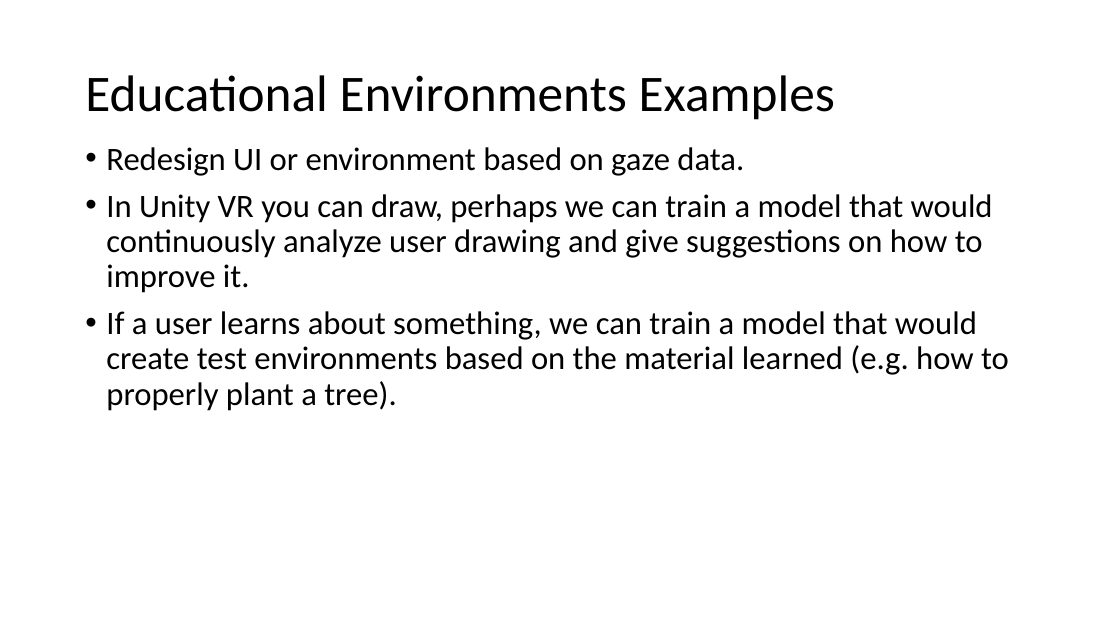
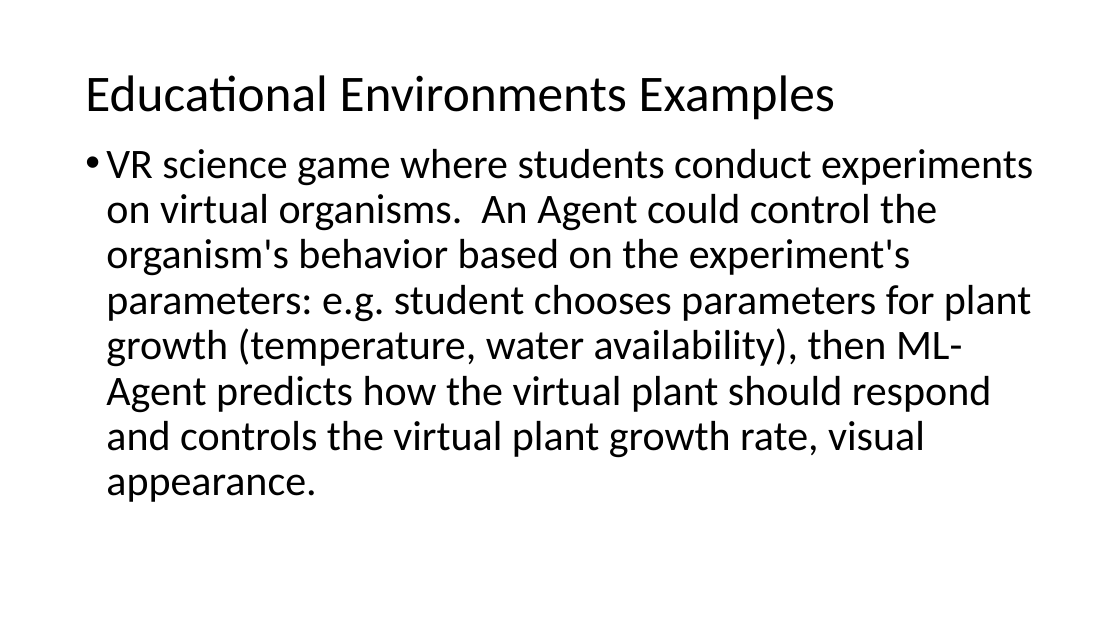
Before and after one commit to ztsv-av/xr_ml, a slide deck: slide 11 of unity-vs-unreal.pptx. Drawn at 1120x630 pixels with LibreOffice and Linux fonts; fonts in the diff are those of the drawing. Boxes give left, top, right and bottom in pixels: in the first picture for what was removed or moved away, otherwise in the second. Text is boxed around its words. In the diff, an @@ line names an element or a change of style, - is before the commit and + after.

```diff
--- a/unity-vs-unreal.pptx
+++ b/unity-vs-unreal.pptx
@@ text at [106,149,1033,502]: text changed; size 28 to 36 pt @@
-• Redesign UI or environment based on gaze data.
-• In Unity VR you can draw, perhaps we can train a model that would continuously analyze user drawing and give suggestions on how to improve it.
-• If a user learns about something, we can train a model that would create test environments based on the material learned (e.g. how to properly plant a tree).
+• VR science game where students conduct experiments on virtual organisms. An Agent could control the organism's behavior based on the experiment's parameters: e.g. student chooses parameters for plant growth (temperature, water availability), then ML-Agent predicts how the virtual plant should respond and controls the virtual plant growth rate, visual appearance.
```
Also in this commit, not shown: 1 other slide changed.
